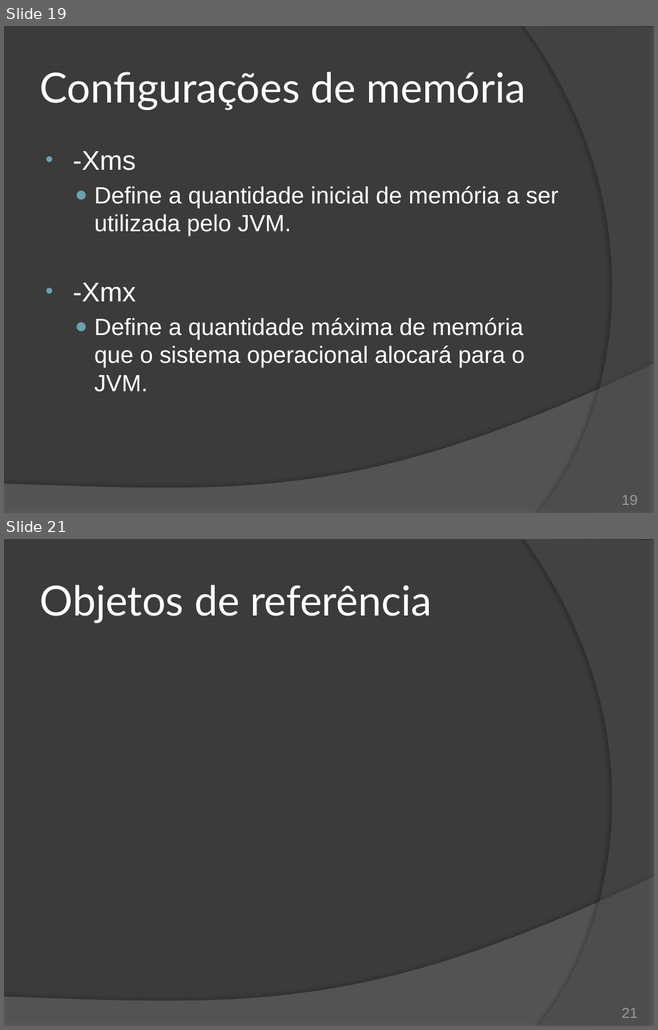
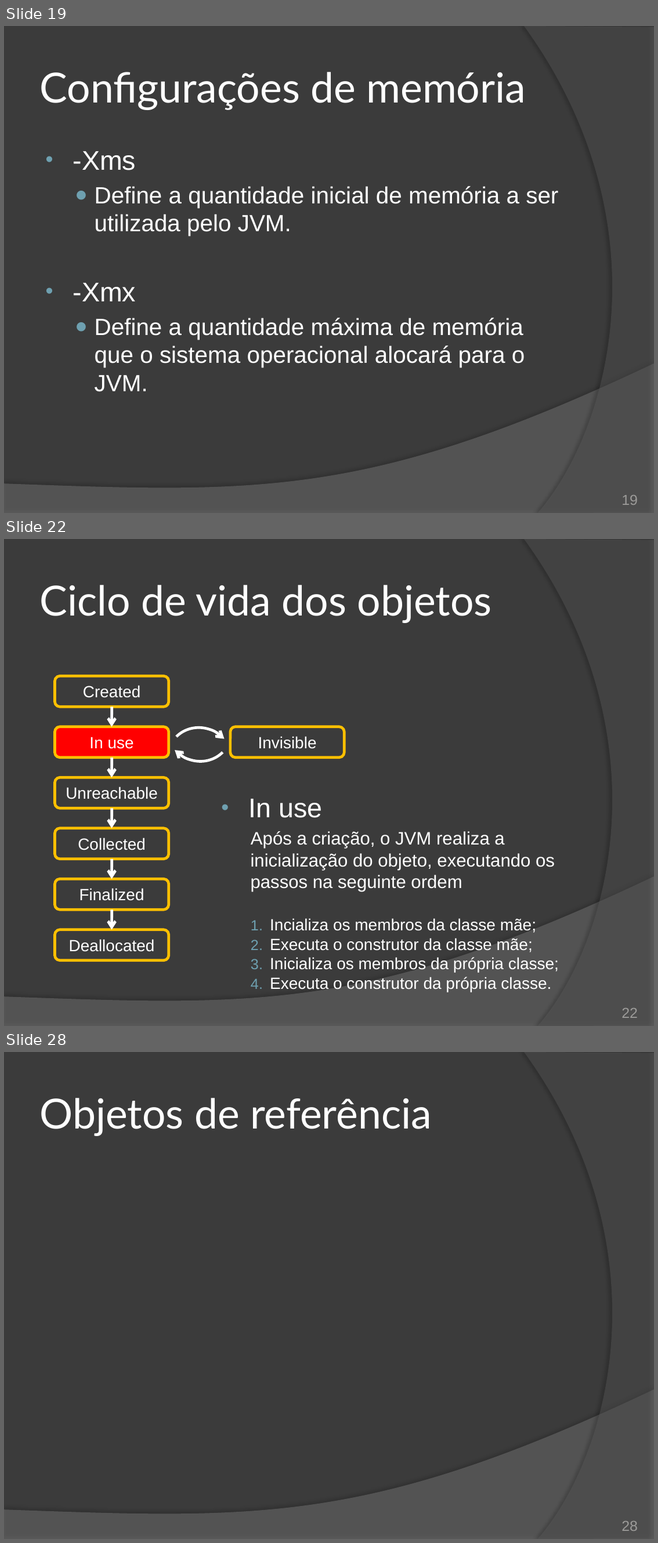
Before and after one commit to duchesqui/slzvieira-training, a slide deck: 2-Java-Programmer-Modulo-II/11.Capitulo05.pptx. Shown one above the other, each under a label of ours: slides 19 and 21 before the commit, slides 19, 22 and 28 after it; the slides between them are not shown. The pictures are 658x1030 and 658x1543 pixels, drawn with LibreOffice and Linux fonts; fonts in the diff are those of the drawing. Boxes give left, top, right and bottom in pixels: in the first picture for what was removed or moved away, otherwise in the second. Text is boxed around its words. In the diff, an @@ line names an element or a change of style, - is before the commit and + after.

Commit message:
Garbage Collector - Ciclo de vida dos objetos.

```diff
--- a/2-Java-Programmer-Modulo-II/11.Capitulo05.pptx
+++ b/2-Java-Programmer-Modulo-II/11.Capitulo05.pptx
@@ slide 22 added at (4, 539, 654, 1026), background #3B3B3B; not listed: 2 template elements that a slide beside it also shows @@
@@ title added at (40, 585, 492, 623), 46 pt, text #FFFFFF @@
+Ciclo de vida dos objetos
@@ rounded rectangle added at (54, 676, 168, 707), outline #FFC000 3 pt, 18 pt, text #FFFFFF @@
+Created
@@ arc (boxed as its full ellipse) added at (151, 681, 245, 774), outline #FFFFFF 3 pt @@
@@ arrow added from (112, 707) to (112, 727), #FFFFFF 3 pt @@
@@ rounded rectangle added at (54, 727, 168, 757), fill #FF0000, outline #FFC000 3 pt, 18 pt, text #FFFFFF @@
+In use
@@ arc (boxed as its full ellipse) added at (154, 714, 248, 808), outline #FFFFFF 3 pt @@
@@ rounded rectangle added at (230, 727, 344, 757), outline #FFC000 3 pt, 18 pt, text #FFFFFF @@
+Invisible
@@ arrow added from (112, 758) to (112, 777), #FFFFFF 3 pt @@
@@ rounded rectangle added at (54, 777, 168, 808), outline #FFC000 3 pt, 18 pt, text #FFFFFF @@
+Unreachable
@@ text added at (248, 799, 558, 992), 18 pt, text #FFFFFF @@
+• In use
+  Após a criação, o JVM realiza a inicialização do objeto, executando os passos na seguinte ordem
+  1. Incializa os membros da classe mãe;
+  2. Executa o construtor da classe mãe;
+  3. Inicializa os membros da própria classe;
+  4. Executa o construtor da própria classe.
@@ arrow added from (112, 809) to (112, 828), #FFFFFF 3 pt @@
@@ rounded rectangle added at (54, 828, 168, 859), outline #FFC000 3 pt, 18 pt, text #FFFFFF @@
+Collected
@@ arrow added from (112, 859) to (112, 879), #FFFFFF 3 pt @@
@@ rounded rectangle added at (54, 879, 168, 909), outline #FFC000 3 pt, 18 pt, text #FFFFFF @@
+Finalized
@@ arrow added from (112, 910) to (112, 930), #FFFFFF 3 pt @@
@@ rounded rectangle added at (54, 930, 168, 961), outline #FFC000 3 pt, 18 pt, text #FFFFFF @@
+Deallocated
@@ page number added at (621, 1008, 637, 1018), 16 pt, text #9D9B9A @@
+22
@@ what was slide 21 is now slide 28 @@
@@ page number at (621, 1521, 637, 1531): text changed @@
-21
+28
```
Also in this commit, not shown: 1 slide changed, 6 other slides added.
